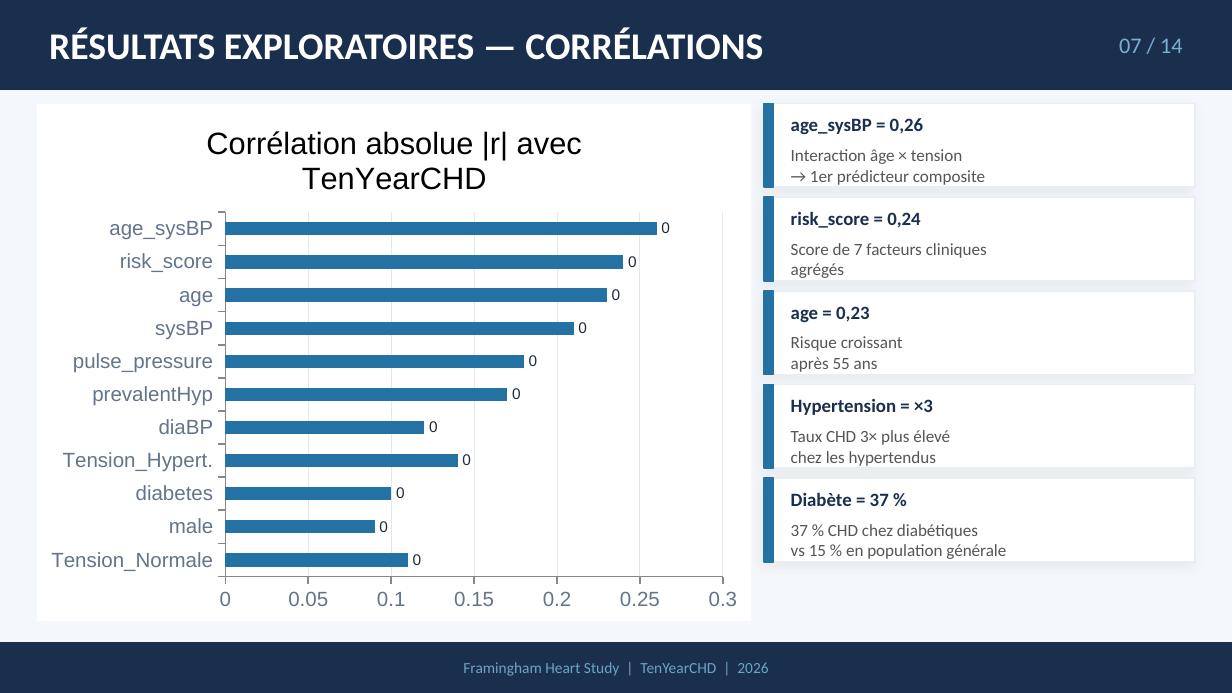
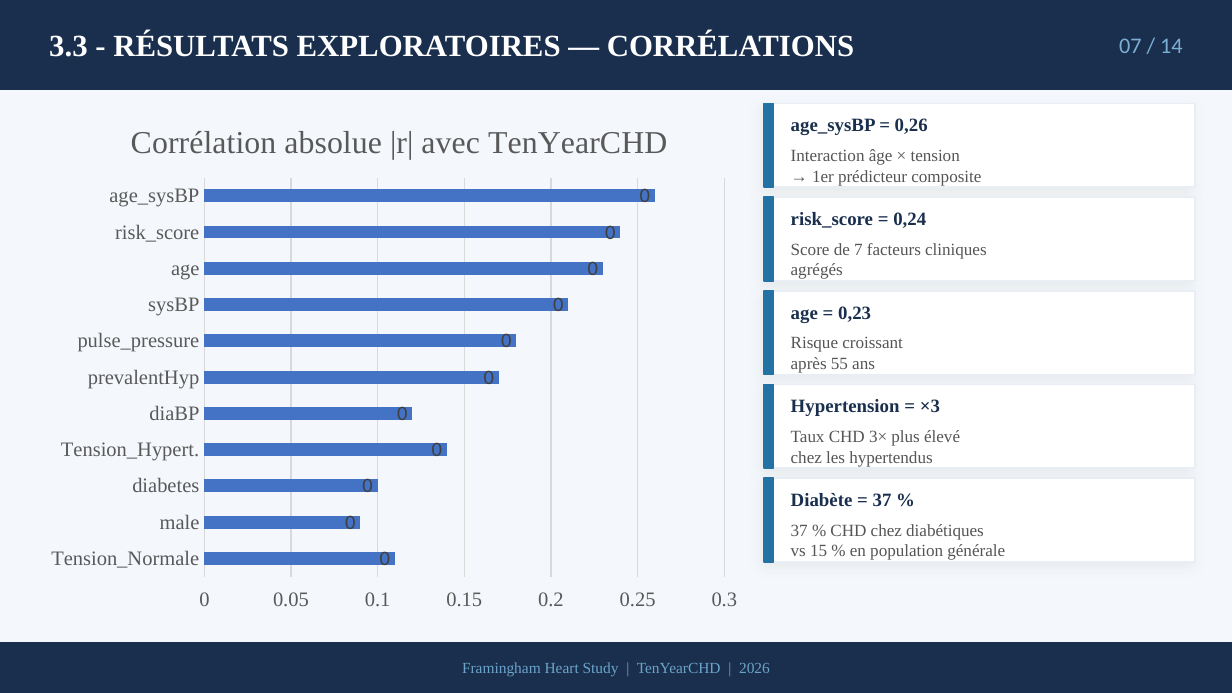
Before and after one commit to daril-dielh/Maladie-Coronarienne-10-ans, a slide deck: slide 7 of presentation/presentation.pptx. Drawn at 1232x693 pixels with LibreOffice and Linux fonts; fonts in the diff are those of the drawing. Boxes give left, top, right and bottom in pixels: in the first picture for what was removed or moved away, otherwise in the second. Text is boxed around its words. In the diff, an @@ line names an element or a change of style, - is before the commit and + after.

```diff
--- a/presentation/presentation.pptx
+++ b/presentation/presentation.pptx
@@ text at [49, 32, 854, 57]: text changed; size 22 to 18 pt; font Calibri to Times New Roman @@
-RÉSULTATS EXPLORATOIRES — CORRÉLATIONS
+3.3 - RÉSULTATS EXPLORATOIRES — CORRÉLATIONS
@@ bar chart at [37, 103, 752, 621] @@
@@ title "Corrélation absolue |r| avec TenYearCHD" to "Corrélation absolue |r| avec TenYearCHD " @@
@@ colour of Series 1 #2471A3 to #4472C4 @@
@@ data labels of Series 1 changed @@
@@ category axis changed @@
@@ value axis changed @@
@@ bar spacing changed @@
@@ background changed @@
@@ font Calibri to Times New Roman in 11 elements at [791, 118, 928, 135], [791, 149, 981, 186], [791, 212, 926, 228], [791, 243, 987, 279], [791, 306, 871, 323], [791, 337, 903, 373], [791, 399, 940, 416], [791, 430, 960, 467], [791, 493, 892, 506], [791, 524, 1005, 560], [462, 662, 770, 676] @@
```
Also in this commit, not shown: 13 other slides changed, 4 other files.
